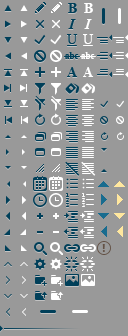
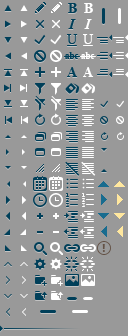
Revision of a layered w=128, h=336 image; what changed, layer by layer:
added layer "minimize hover" in group "window" over (x1=83, y1=297, x2=93, y2=300)
added layer "minimize" in group "window" over (x1=67, y1=297, x2=77, y2=300)
